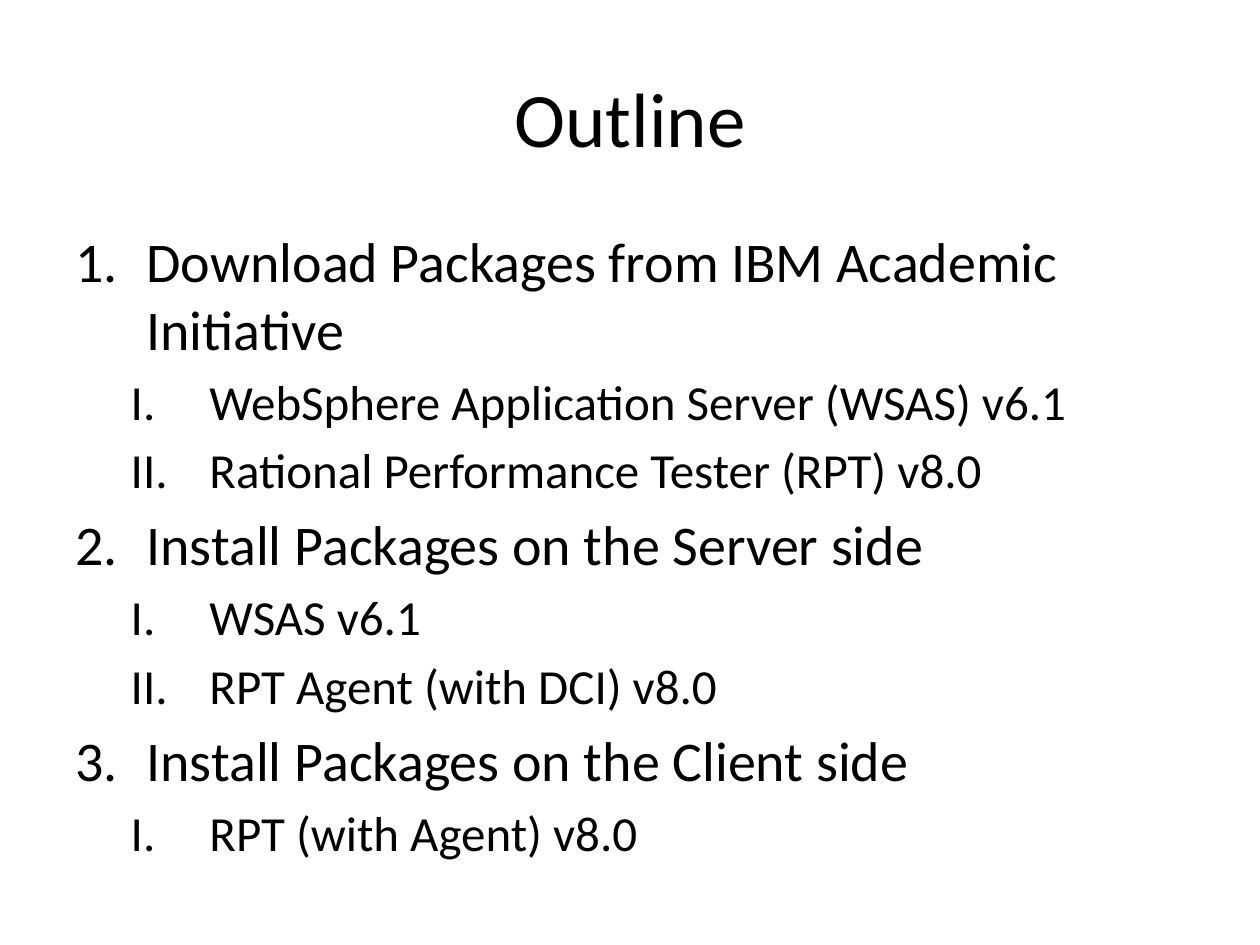
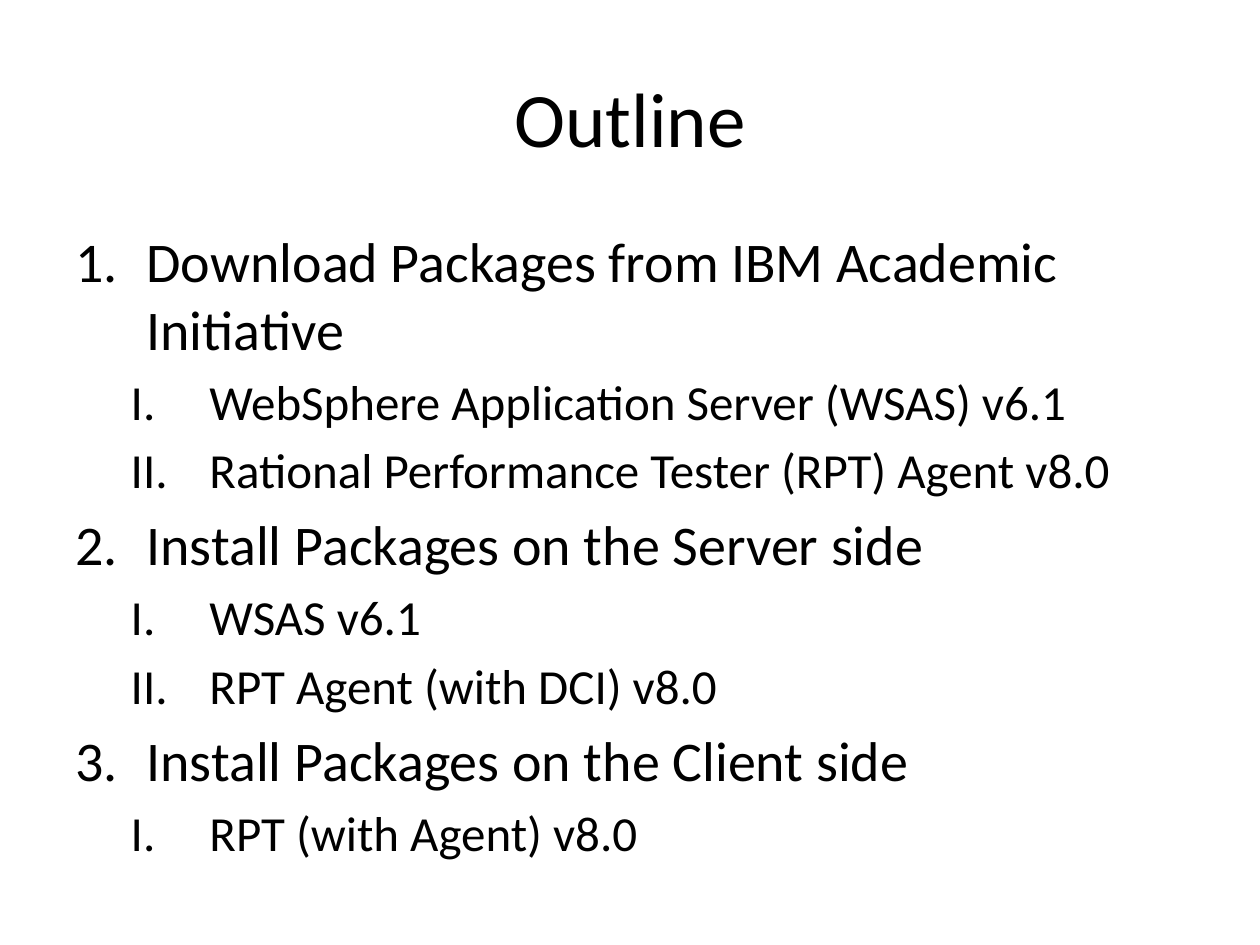
Before and after one commit to wsgan001/asegrp, a slide deck: slide 2 of papers/DRCPA/docs/PerfTest - Setup (WSAS).pptx. Drawn at 1260x945 pixels with LibreOffice and Linux fonts; fonts in the diff are those of the drawing. Boxes give left, top, right and bottom in pixels: in the first picture for what was removed or moved away, otherwise in the second. Text is boxed around its words. In the diff, an @@ line names an element or a change of style, - is before the commit and + after.

```diff
--- a/papers/DRCPA/docs/PerfTest - Setup (WSAS).pptx
+++ b/papers/DRCPA/docs/PerfTest - Setup (WSAS).pptx
@@ text at [209,452,1109,497]: text changed @@
-  II. Rational Performance Tester (RPT) v8.0
+  II. Rational Performance Tester (RPT) Agent v8.0
```
Also in this commit, not shown: 3 other slides changed, 2 slides added, 7 other files.
